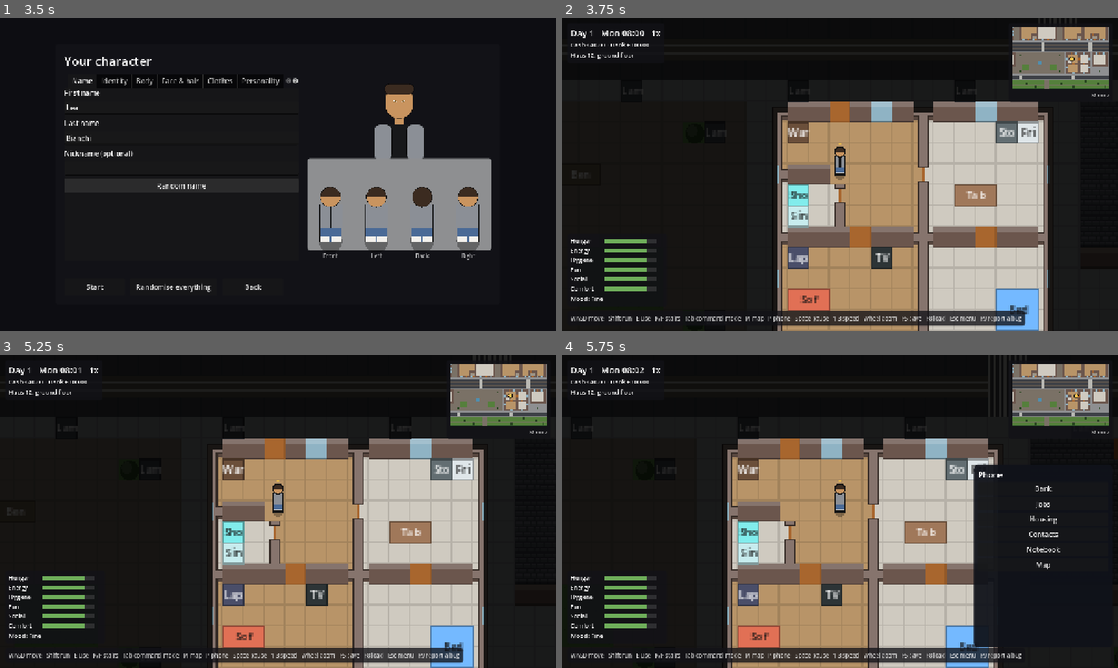
Above: before the commit, frames 1-4 (two rows, left to right).
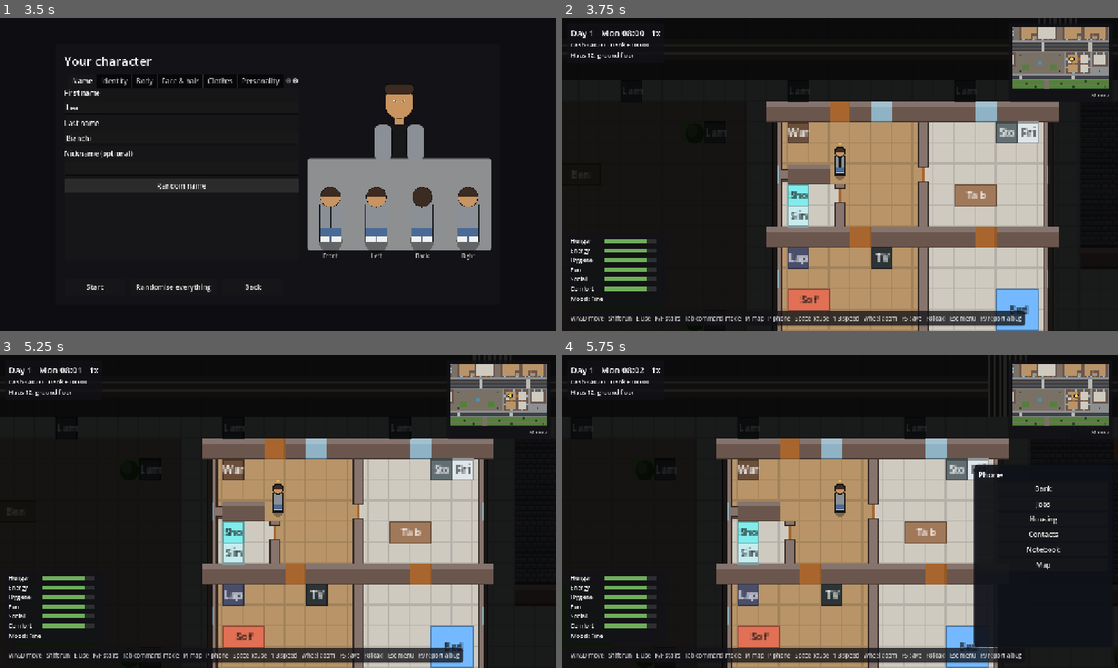
Above: after the commit, the same moments.

Repository: musterm4nn-alt/last-tram
Game: Godot game, scene res://game/main.tscn
The game is run twice, just before and just after one commit, with the same random seed, the same clock (stepped at 60 frames per second) and the same inputs.
Inputs (mouse positions are in pixels of both pictures, inside the frame that each line leads up to):
- Up to frame 1 (3.5 s): click "New game" at 0.5 s; click (183, 108) at 1.27 s; type "12" at 1.35 s; click (183, 136) at 1.5 s; type "12" at 1.58 s; click (183, 168) at 1.73 s; type "12" at 1.82 s; tap Enter (ui_accept) at 2, 2.27 s; move the mouse to (400, 158) at 2.02 s; hold D (move_right) 2.03-2.75 s; hold E (interact) 2.03-2.75 s; click (400, 158) at 2.17 s; tap P (phone) at 2.3 s; click "Random name" at 2.75 s
- Up to frame 2 (3.75 s): click "Start" at 3.5 s
- Up to frame 3 (5.25 s): tap Enter (ui_accept) at 4.25, 5 s; drag from (166, 527) to (250, 574) at 4.27 s; move the mouse to (333, 442) at 5.02 s; hold D (move_right) from 5.03 s (still down); hold E (interact) from 5.03 s (still down); click (333, 442) at 5.17 s
- Up to frame 4 (5.75 s): keep holding D (move_right); keep holding E (interact); tap P (phone) at 5.3 s

Frame 1 is identical in both runs. In frame 2, 1.4% of the frame differs, in the area x 36-90%, y 26-74%; in frame 3, 1.4%; in frame 4, 1.1%.

Commit message:
T-0087: wall corners carry the face; the wheel doesn't zoom over panels
Co-Authored-By: Claude Opus 5.5 <noreply@anthropic.com>

Diff:
--- a/game/view2d/camera_rig_2d.gd
+++ b/game/view2d/camera_rig_2d.gd
@@ -2,7 +2,8 @@
 extends Camera2D
 ## Direct mode: follows the player. Command mode (Session.command_mode): stays put and pans
 ## with WASD/arrows or by dragging with the right mouse button. Mouse wheel or +/- zooms
-## between ViewConfig.ZOOM_LEVELS. Camera limits keep the view inside the town.
+## between ViewConfig.ZOOM_LEVELS (the wheel only over the town, not over a panel). Camera
+## limits keep the view inside the town.
 
 var _zoom_index: int = ViewConfig.DEFAULT_ZOOM_INDEX
 
@@ -35,6 +36,8 @@
 
 
 func _unhandled_input(event: InputEvent) -> void:
+	if event is InputEventMouseButton and wheel_over_ui(event as InputEventMouseButton, get_viewport().gui_get_hovered_control()):
+		return  # a list that can't scroll further hands the wheel on; it mustn't become zoom
 	if event.is_action_pressed("zoom_in"):
 		_zoom_index = mini(_zoom_index + 1, ViewConfig.ZOOM_LEVELS.size() - 1)
 		_apply_zoom()
@@ -46,6 +49,13 @@
 		# Drag the town under the mouse.
 		var motion := event as InputEventMouseMotion
 		position = clamp_to_town(position - motion.relative / zoom.x, Session.sim.world.grid)
+
+
+## True for a mouse-wheel event while the mouse is over a panel (the phone, a list, a menu):
+## the wheel only zooms over the town itself, even when the panel has nothing left to scroll.
+static func wheel_over_ui(event: InputEventMouseButton, hovered: Control) -> bool:
+	var wheel := event.button_index in [MOUSE_BUTTON_WHEEL_UP, MOUSE_BUTTON_WHEEL_DOWN, MOUSE_BUTTON_WHEEL_LEFT, MOUSE_BUTTON_WHEEL_RIGHT]
+	return wheel and hovered != null
 
 
 ## Index into ViewConfig.ZOOM_LEVELS (clamped).
--- a/game/view2d/wall_shapes.gd
+++ b/game/view2d/wall_shapes.gd
@@ -1,7 +1,8 @@
 class_name WallShapes
 extends RefCounted
 ## How each wall, window and door cell is drawn in the 3/4 view (T-0085). The wall along the
-## top of a room shows its FACE (the plaster, a window, a front door: the cell's tile); every
+## top of a room shows its FACE (the plaster, a window, a front door: the cell's tile), and so
+## do the corners and junctions at the ends of that wall; every
 ## other wall is a THIN line through its cell with ground beside it; a door in such a wall is
 ## a DOORWAY. Pure functions of the grid; the sim still treats walls as whole cells.
 
@@ -25,10 +26,16 @@
 	var terrain := grid.terrain_def_at(cell)
 	if terrain.surface == "wall":
 		var south := cell + Vector3i(0, 1, 0)
-		if _indoor(grid, south) and not _is_door(grid, south):
+		if _faces_room(grid, cell):
 			return FACE
 		if not _near_indoor(grid, cell):
 			return THIN if _walled(grid, south) else FACE
+		# A corner or T-junction in a top wall carries the face on, and the wall below it
+		# starts under the face (the owner's playtest, 3 October: corners poked out).
+		if terrain.id == "wall" and _walled(grid, south):  # a window there stays in its side wall
+			for side: Vector3i in [Vector3i(1, 0, 0), Vector3i(-1, 0, 0)]:
+				if _faces_room(grid, cell + side):
+					return FACE
 		return THIN
 	if terrain.id == DOOR:
 		for side: Vector3i in [Vector3i(1, 0, 0), Vector3i(-1, 0, 0)]:
@@ -66,6 +73,14 @@
 	return cell
 
 
+## True for a wall or window with a room right below it (not a door): it shows its face.
+static func _faces_room(grid: WorldGrid, cell: Vector3i) -> bool:
+	if not grid.in_bounds(cell) or grid.terrain_def_at(cell).surface != "wall":
+		return false
+	var south := cell + Vector3i(0, 1, 0)
+	return _indoor(grid, south) and not _is_door(grid, south)
+
+
 ## True for walls, windows and doors (the cells a wall line connects through).
 static func _walled(grid: WorldGrid, cell: Vector3i) -> bool:
 	if not grid.in_bounds(cell):
--- a/tests/game/test_command_mode.gd
+++ b/tests/game/test_command_mode.gd
@@ -158,3 +158,17 @@
 	Interiors.current.revealed = Interiors.current.reveal_for(Vector3i(3, 2, 0), 0)
 	assert_eq(PlayerController.person_at(sim, point, 0, -1), someone.id, "once it's open")
 	Interiors.current = old
+
+
+## The owner's playtest (3 October): scrolling the phone past its end zoomed the town.
+func test_wheel_over_a_panel_does_not_zoom() -> void:
+	var wheel := InputEventMouseButton.new()
+	wheel.button_index = MOUSE_BUTTON_WHEEL_DOWN
+	wheel.pressed = true
+	var panel := ScrollContainer.new()
+	assert_true(CameraRig2D.wheel_over_ui(wheel, panel), "over the phone's list")
+	assert_false(CameraRig2D.wheel_over_ui(wheel, null), "over the town")
+	var click := InputEventMouseButton.new()
+	click.button_index = MOUSE_BUTTON_LEFT
+	assert_false(CameraRig2D.wheel_over_ui(click, panel), "only the wheel")
+	panel.free()
--- a/tests/game/test_wall_shapes.gd
+++ b/tests/game/test_wall_shapes.gd
@@ -24,7 +24,8 @@
 	var grid := _grid()
 	assert_eq(WallShapes.kind(grid, Vector3i(3, 1, 0)), WallShapes.FACE, "top wall")
 	assert_eq(WallShapes.kind(grid, Vector3i(2, 1, 0)), WallShapes.FACE, "window in the top wall")
-	assert_eq(WallShapes.kind(grid, Vector3i(1, 1, 0)), WallShapes.THIN, "top-left corner: the room isn't below it")
+	assert_eq(WallShapes.kind(grid, Vector3i(1, 1, 0)), WallShapes.FACE, "top-left corner carries the top wall's face")
+	assert_eq(WallShapes.kind(grid, Vector3i(1, 4, 0)), WallShapes.THIN, "bottom-left corner stays thin")
 	assert_eq(WallShapes.kind(grid, Vector3i(1, 2, 0)), WallShapes.THIN, "window in the west wall")
 	assert_eq(WallShapes.kind(grid, Vector3i(7, 3, 0)), WallShapes.THIN, "east wall")
 	assert_eq(WallShapes.kind(grid, Vector3i(2, 4, 0)), WallShapes.THIN, "bottom wall")
Not shown, added: tickets/T-0087-corners-and-wheel.md
